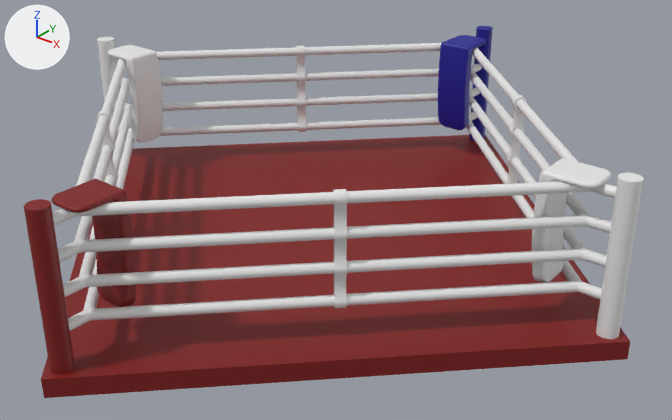
Two versions of the OBJ model model/boxing_ring/meshes/boxingring.obj, one commit apart.
One viewpoint serves both versions: a camera (50 mm lens) standing at (5.08, -6.86, 2.55) and looking at (-0.4, -0.01, -1.69). The lights are fixed; the arrows at upper left show +X, +Y and +Z. Where no turn or scale is listed for an object, it has been applied to the vertices.

Script lines for the objects in view, before the commit:
```python
mat_leather__generic = principled_material('Leather_(Generic)')
mat_leather__generic.base_color = (0.00857, 0.0075, 0.283)  # blue #171591
mat_leather__generic.roughness = 0.526
mat_leather__generic___1 = principled_material('Leather_(Generic)_(1)')
mat_leather__generic___1.base_color = (0.22, 0.00913, 0.00857)  # red #811817
mat_leather__generic___1.roughness = 0.526
mat_leather__generic___2 = principled_material('Leather_(Generic)_(2)')
mat_leather__generic___2.base_color = (0.8, 0.8, 0.8)  # white #e7e7e7
mat_leather__generic___2.roughness = 0.526
me_boxing_ring_v10 = bpy.data.meshes.new('boxing_ring_v10')
me_boxing_ring_v10.from_pydata(...)  # 6992 vertices, 13996 faces; spans x -4.17..2.85, y -3.51..3.51, z -2.16..-0.49
# faces by material slot: [2240, 9528, 2228]
me_boxing_ring_v10.materials.append(mat_leather__generic___1)  # red #811817
me_boxing_ring_v10.materials.append(mat_leather__generic___2)  # white #e7e7e7
me_boxing_ring_v10.materials.append(mat_leather__generic)  # blue #171591
ob_boxing_ring_v10 = bpy.data.objects.new('boxing_ring_v10', me_boxing_ring_v10)
ob_boxing_ring_v10.location = (0.0, 0.0, 0.0)
```
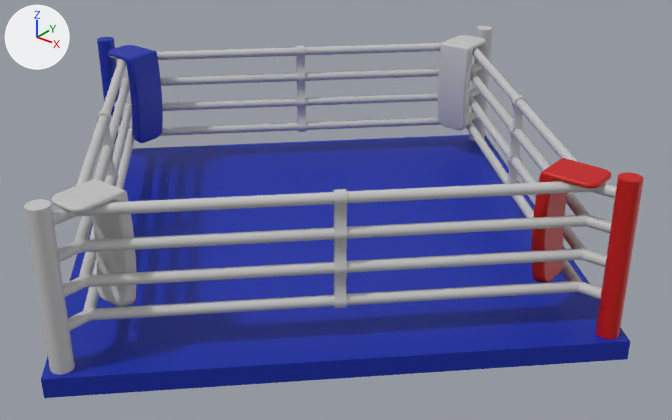
The newer file is also turned or shifted as a whole; pictures and numbers use the older file's frame.

Boxes (x1, y1, x2, y2) around the edits, measured in the pictures (672 x 420 px; the box of a moved part takes in the faces that stretch with it):
```json
{"object": "boxing_ring_v10", "change": "recoloured", "before": [24, 26, 644, 398], "after": [24, 26, 644, 398]}
{"part": 1, "of": "me_boxing_ring_v10", "change": "moved or reshaped", "before": [41, 135, 630, 398], "after": [41, 135, 630, 398]}
{"part": 2, "of": "me_boxing_ring_v10", "change": "moved or reshaped", "before": [97, 37, 125, 153], "after": [469, 26, 493, 141]}
{"part": 3, "of": "me_boxing_ring_v10", "change": "moved or reshaped", "before": [24, 199, 75, 375], "after": [97, 37, 125, 153]}
{"part": 4, "of": "me_boxing_ring_v10", "change": "moved or reshaped", "before": [469, 26, 493, 141], "after": [596, 172, 644, 339]}
{"part": 5, "of": "me_boxing_ring_v10", "change": "moved or reshaped", "before": [596, 172, 644, 339], "after": [24, 199, 75, 375]}
{"part": 6, "of": "me_boxing_ring_v10", "change": "moved or reshaped", "before": [52, 35, 617, 331], "after": [52, 35, 617, 331]}
```

The change, as JSON lines over the scene's bpy script:
```json
{"op": "set", "path": "mat_leather__generic___1.base_color", "old": "(0.22, 0.00913, 0.00857)", "new": "(0.0, 0.0194, 0.381)", "note": "red #811817 -> blue #0026a6"}
{"op": "set", "path": "mat_leather__generic___2.base_color", "old": "(0.8, 0.8, 0.8)", "new": "(0.546, 0.546, 0.546)", "note": "white #e7e7e7 -> light grey #c3c3c3"}
{"op": "set", "path": "mat_leather__generic.base_color", "old": "(0.00857, 0.0075, 0.283)", "new": "(0.552, 0.00213, 0.0)", "note": "blue #171591 -> red #c40700"}
{"block": "me_boxing_ring_v10", "where": "me_boxing_ring_v10.from_pydata(...)  # 6992 vertices, 13996 faces; spans x -4.17..2.85, y -3.51..3.51, z -2.16..-0.49"}
{"block": "me_boxing_ring_v10", "where": "# used by ob_boxing_ring_v10; location = (0.0, 0.0, 0.0)"}
{"block": "me_boxing_ring_v10", "change": "me_boxing_ring_v10 part 1: the loose piece of 8 vertices spanning x -4.17..2.85, y -3.51..3.51, z -2.16..-1.98 is turned -90 degrees about the z axis through its middle"}
{"block": "me_boxing_ring_v10", "change": "me_boxing_ring_v10 part 2: the loose piece of 48 vertices spanning x -4.06..-3.86, y -0.1..0.1, z -1.98..-0.49 is turned -90 degrees about the z axis through its middle, then moved by (3.3, 3.3, 0.0)"}
{"block": "me_boxing_ring_v10", "change": "me_boxing_ring_v10 part 3: the loose piece of 48 vertices spanning x -0.76..-0.56, y -3.4..-3.2, z -1.98..-0.49 is turned -90 degrees about the z axis through its middle, then moved by (-3.3, 3.3, 0.0)"}
{"block": "me_boxing_ring_v10", "change": "me_boxing_ring_v10 part 4: the loose piece of 48 vertices spanning x -0.76..-0.56, y 3.2..3.4, z -1.98..-0.49 is turned -90 degrees about the z axis through its middle, then moved by (3.3, -3.3, 0.0)"}
{"block": "me_boxing_ring_v10", "change": "me_boxing_ring_v10 part 5: the loose piece of 48 vertices spanning x 2.54..2.73, y -0.1..0.1, z -1.98..-0.49 is turned -90 degrees about the z axis through its middle, then moved by (-3.3, -3.3, 0.0)"}
{"block": "me_boxing_ring_v10", "change": "me_boxing_ring_v10 part 6: 6792 of 6992 vertices moved; they spanned x -3.98..2.66, y -3.32..3.32, z -1.69..-0.55 and now span x -3.98..2.66, y -3.32..3.32, z -1.69..-0.55; mean shift (0.0, 0.0, 0.0); largest move (-3.98, 0.05, -1.3) -> (-0.61, 3.32, -1.3)"}
```
